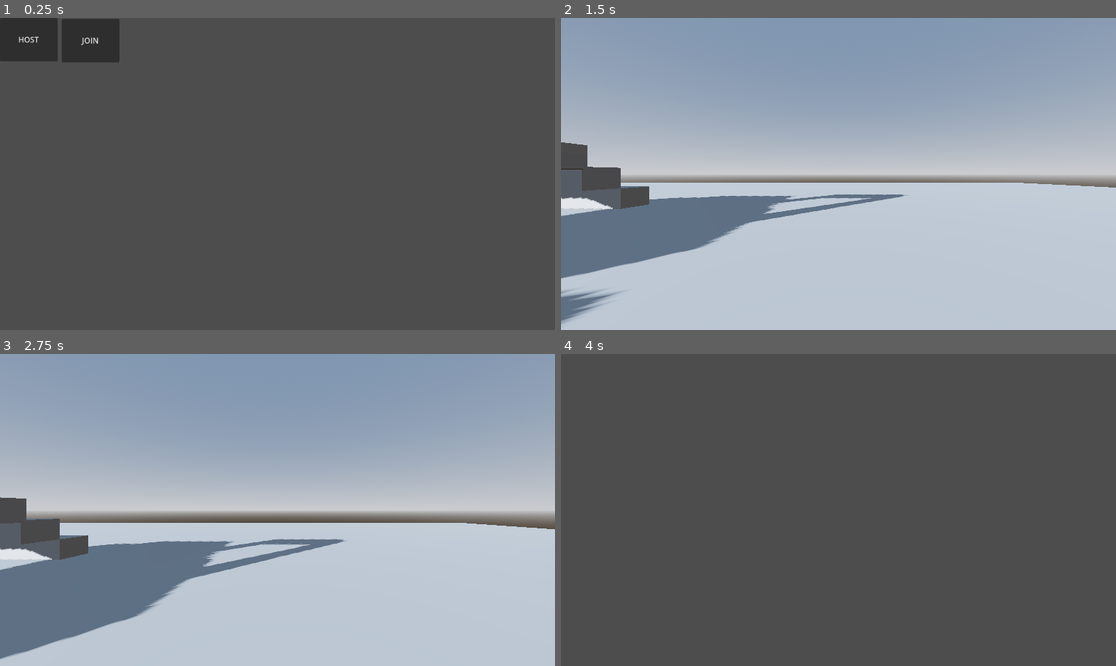
Above: before the commit, frames 1-4 (two rows, left to right).
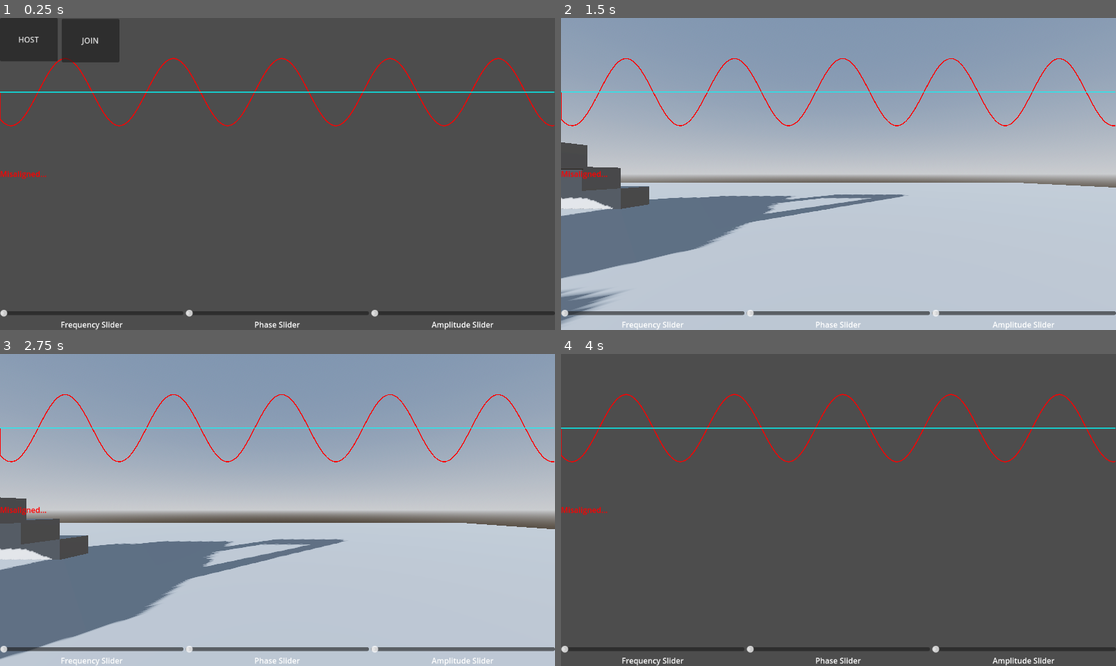
Above: after the commit, the same moments.

Repository: Sarvesh-222/ESCAPE_SFIT
Game: Godot game, scene res://Scenes/main.tscn
The game is run twice, just before and just after one commit, with the same random seed, the same clock (stepped at 60 frames per second) and the same inputs.
Inputs (mouse positions are in pixels of both pictures, inside the frame that each line leads up to):
- Up to frame 1 (0.25 s): no input
- Up to frame 2 (1.5 s): tap Enter (enter) at 0.5 s; move the mouse to (960, 158) at 0.52 s; hold Right (ui_right) 0.53-1.25 s; hold Enter (enter) 0.53-1.25 s; click (960, 158) at 0.67 s; click "HOST" at 1.25 s
- Up to frame 3 (2.75 s): tap Space at 2 s; move the mouse to (166, 525) at 2.02 s; hold Down (ui_down) from 2.03 s (still down); tap Enter (enter) at 2.1 s
- Up to frame 4 (4 s): move the mouse to (894, 441) at 2.77 s; release Down (ui_down) at 2.78 s; hold Right (ui_right) 2.78-3.53 s; hold P 2.78-3.53 s; tap Enter (enter) at 3.05, 3.5, 3.8 s; move the mouse to (810, 572) at 3.52 s; hold Up (ui_up) from 3.53 s (still down); tap E at 3.6 s; click (810, 572) at 3.67 s

The runs differ from the first frame. In frame 1, 2.7% of the frame differs, in the area x 0-100%, y 12-100%; in frame 2, 2.4%; in frame 3, 2.4%; in frame 4, 2.7%.

Commit message:
Simple sine wave generator added

Diff:
--- /dev/null
+++ b/Scenes/WaveGame/signal_console.tscn
@@ -0,0 +1,73 @@
+[gd_scene load_steps=3 format=3 uid="uid://b54fydbav4ra2"]
+
+[ext_resource type="Script" uid="uid://ck25i8nwse1ux" path="res://Scripts/WaveGameScripts/signal_console.gd" id="1_hj46e"]
+[ext_resource type="Script" uid="uid://boi4mk87boaip" path="res://Scripts/WaveGameScripts/graph.gd" id="2_8266o"]
+
+[node name="SignalConsole" type="Control"]
+layout_mode = 3
+anchors_preset = 15
+anchor_right = 1.0
+anchor_bottom = 1.0
+grow_horizontal = 2
+grow_vertical = 2
+script = ExtResource("1_hj46e")
+
+[node name="VBoxContainer" type="VBoxContainer" parent="."]
+layout_mode = 0
+offset_right = 1152.0
+offset_bottom = 648.0
+
+[node name="Graph" type="Control" parent="VBoxContainer"]
+layout_mode = 2
+size_flags_vertical = 3
+script = ExtResource("2_8266o")
+
+[node name="Label" type="Label" parent="VBoxContainer"]
+layout_mode = 2
+
+[node name="HBoxContainer" type="HBoxContainer" parent="VBoxContainer"]
+layout_mode = 2
+size_flags_vertical = 10
+
+[node name="VBoxContainer" type="VBoxContainer" parent="VBoxContainer/HBoxContainer"]
+layout_mode = 2
+size_flags_horizontal = 3
+size_flags_vertical = 0
+alignment = 2
+
+[node name="freq_slider" type="HSlider" parent="VBoxContainer/HBoxContainer/VBoxContainer"]
+layout_mode = 2
+size_flags_vertical = 10
+
+[node name="freqLabel" type="Label" parent="VBoxContainer/HBoxContainer/VBoxContainer"]
+layout_mode = 2
+text = "Frequency Slider"
+horizontal_alignment = 1
+
+[node name="VBoxContainer2" type="VBoxContainer" parent="VBoxContainer/HBoxContainer"]
+layout_mode = 2
+size_flags_horizontal = 3
+alignment = 2
+
+[node name="phase_slider" type="HSlider" parent="VBoxContainer/HBoxContainer/VBoxContainer2"]
+layout_mode = 2
+size_flags_vertical = 10
+
+[node name="phaseLabel" type="Label" parent="VBoxContainer/HBoxContainer/VBoxContainer2"]
+layout_mode = 2
+text = "Phase Slider"
+horizontal_alignment = 1
+
+[node name="VBoxContainer3" type="VBoxContainer" parent="VBoxContainer/HBoxContainer"]
+layout_mode = 2
+size_flags_horizontal = 3
+alignment = 2
+
+[node name="gain_slider" type="HSlider" parent="VBoxContainer/HBoxContainer/VBoxContainer3"]
+layout_mode = 2
+size_flags_vertical = 10
+
+[node name="ampLabel" type="Label" parent="VBoxContainer/HBoxContainer/VBoxContainer3"]
+layout_mode = 2
+text = "Amplitude Slider"
+horizontal_alignment = 1
--- a/Scenes/main.tscn
+++ b/Scenes/main.tscn
@@ -1,11 +1,12 @@
-[gd_scene load_steps=12 format=3 uid="uid://d2f3sn771t0f5"]
+[gd_scene load_steps=13 format=3 uid="uid://d2f3sn771t0f5"]
 
 [ext_resource type="Script" uid="uid://407lxle4oi8u" path="res://Scripts/main.gd" id="1_6bp64"]
 [ext_resource type="PackedScene" uid="uid://bs72ogkvdd7d6" path="res://Addons/brackeys-proto-controller-main/proto_controller/proto_controller.tscn" id="1_jjgbg"]
 [ext_resource type="PackedScene" uid="uid://c6pjq0knegrw8" path="res://Scenes/extras/wall_corner_2.tscn" id="4_21xkr"]
 [ext_resource type="PackedScene" uid="uid://b8ubeojf3iuwa" path="res://Scenes/extras/wall_arched_2.tscn" id="5_6bp64"]
 [ext_resource type="PackedScene" uid="uid://bnprfbw5w86kp" path="res://Scenes/extras/wall_shelved.tscn" id="6_344ge"]
-[ext_resource type="PackedScene" uid="uid://cvls7nd0o6r4h" path="res://Scenes/LaserGame/LaserGamebutton.tscn" id="8_344ge"]
+[ext_resource type="PackedScene" uid="uid://c2nfdlf28lxkm" path="res://Scenes/LaserGame/LaserGamebutton.tscn" id="8_344ge"]
+[ext_resource type="PackedScene" uid="uid://b54fydbav4ra2" path="res://Scenes/WaveGame/signal_console.tscn" id="9_d1ilt"]
 [ext_resource type="PackedScene" uid="uid://c00u3pwjhjjy7" path="res://Scenes/LaserGame/spawn_point.tscn" id="9_hptm8"]
 [ext_resource type="PackedScene" uid="uid://dpu48vnj1tw1" path="res://Scenes/LaserGame/laser_beam_new.tscn" id="9_ynf5e"]
 
@@ -172,5 +173,7 @@
 transform = Transform3D(1, 0, 0, 0, 1, 0, 0, 0, 1, -27.2, 0.6, 29.3)
 laserGame = true
 
+[node name="SignalConsole" parent="." instance=ExtResource("9_d1ilt")]
+
 [connection signal="pressed" from="CanvasLayer/Host" to="." method="_on_host_pressed"]
 [connection signal="pressed" from="CanvasLayer/Join" to="." method="_on_join_pressed"]
--- /dev/null
+++ b/Scripts/WaveGameScripts/graph.gd
@@ -0,0 +1,24 @@
+extends Control  # instead of Node2D
+
+@onready var parent = get_parent().get_parent()
+
+func _draw():
+	var width = size.x
+	var height = size.y
+	var center_y = height / 2
+
+	# Target (AI) waveform
+	var prev_t = Vector2(0, center_y)
+	for x in range(width):
+		var t = x / 100.0
+		var y = center_y - sin(t * parent.target_freq + parent.target_phase) * parent.target_gain * 50
+		draw_line(prev_t, Vector2(x, y), Color.RED, 2)
+		prev_t = Vector2(x, y)
+
+	# Player waveform
+	prev_t = Vector2(0, center_y)
+	for x in range(width):
+		var t = x / 100.0
+		var y = center_y - sin(t * parent.player_wave.freq + parent.player_wave.phase) * parent.player_wave.gain * 50
+		draw_line(prev_t, Vector2(x, y), Color.CYAN, 2)
+		prev_t = Vector2(x, y)
--- /dev/null
+++ b/Scripts/WaveGameScripts/signal_console.gd
@@ -0,0 +1,60 @@
+extends Control
+
+#@onready var freq_slider: HSlider = $VBoxContainer/freq_slider
+#@onready var phase_slider: HSlider = $VBoxContainer/phase_slider
+#@onready var gain_slider: HSlider = $VBoxContainer/gain_slider
+@onready var freq_slider: HSlider = $VBoxContainer/HBoxContainer/VBoxContainer/freq_slider
+@onready var phase_slider: HSlider = $VBoxContainer/HBoxContainer/VBoxContainer2/phase_slider
+@onready var gain_slider: HSlider = $VBoxContainer/HBoxContainer/VBoxContainer3/gain_slider
+
+@onready var graph: Control = $VBoxContainer/Graph
+@onready var feedback: Label = $VBoxContainer/Label
+
+
+var target_wave = {}
+var player_wave = {}
+
+# parameters
+var target_freq := 2.0
+var target_phase := 0.0
+var target_gain := 1.0
+
+func _ready():
+	randomize()
+	# randomize target wave
+	target_freq = randf_range(1.0, 5.0)
+	target_phase = randf_range(0, TAU)
+	target_gain = randf_range(0.5, 1.5)
+	update_player()
+	graph.queue_redraw()
+
+func _process(_delta):
+	update_player()
+	graph.queue_redraw()
+	give_feedback()
+
+func update_player():
+	player_wave = {
+		"freq": freq_slider.value,
+		"phase": phase_slider.value,
+		"gain": gain_slider.value
+	}
+
+func give_feedback():
+	var diff = abs(target_wave_diff())
+	if diff < 0.05:
+		feedback.text = "Aligned! Phase out to destroy."
+		feedback.modulate = Color.GREEN
+	elif diff < 0.2:
+		feedback.text = "Almost there..."
+		feedback.modulate = Color.YELLOW
+	else:
+		feedback.text = "Misaligned..."
+		feedback.modulate = Color.RED
+
+func target_wave_diff() -> float:
+	# compute normalized diff between player and target
+	var f_diff = abs(target_freq - player_wave.freq) / 5.0
+	var p_diff = abs(wrapf(target_phase - player_wave.phase, -PI, PI)) / PI
+	var g_diff = abs(target_gain - player_wave.gain) / 2.0
+	return (f_diff + p_diff + g_diff) / 3.0
Not shown: 1 places in Scenes/LaserGame/LaserGamebutton.tscn that only renumber resources
Not shown, added: Scripts/WaveGameScripts/graph.gd.uid
Not shown, added: Scripts/WaveGameScripts/signal_console.gd.uid
Not shown, added: Scenes/WaveGame/signal_console.tscn3217219010.tmp
Not shown, added: Scenes/WaveGame/signal_console.tscn3239415567.tmp
